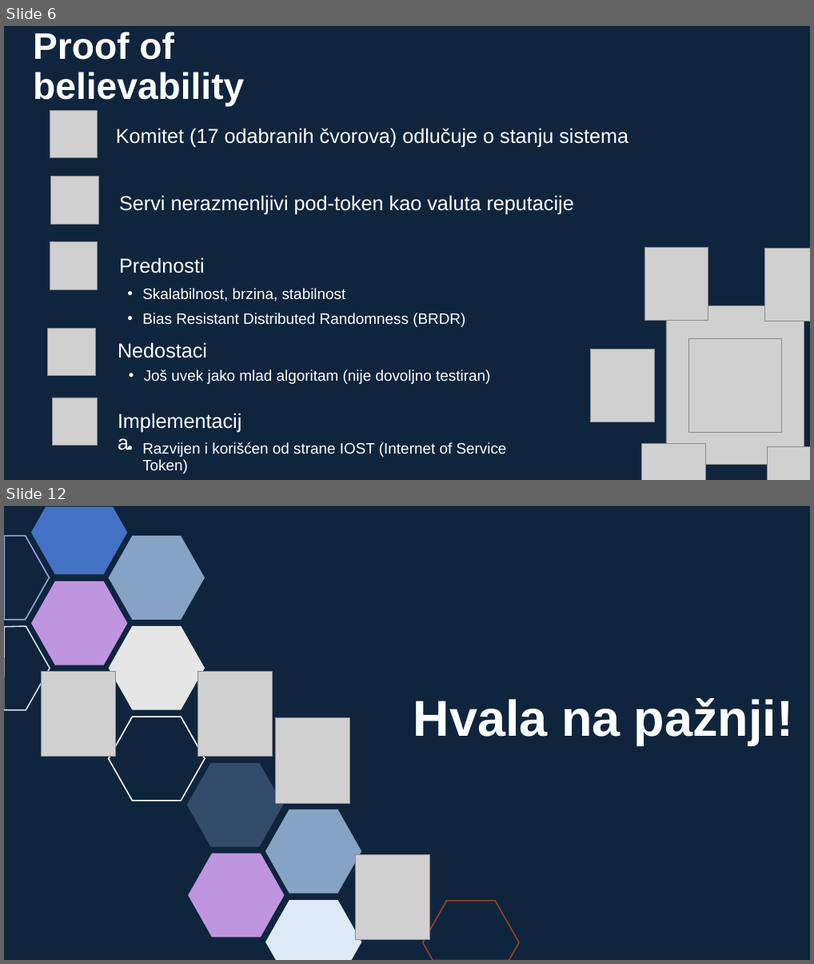
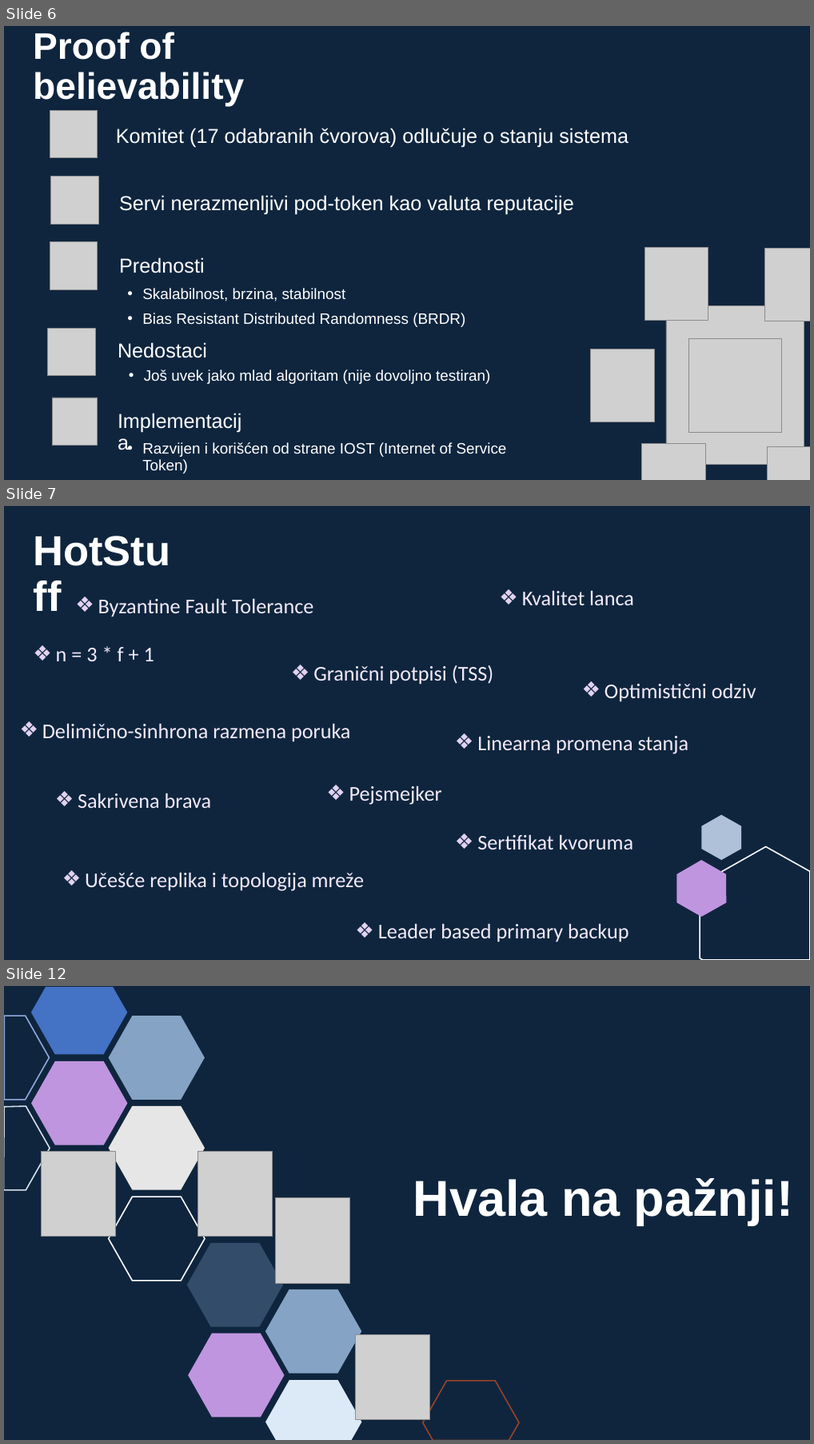
Before and after one commit to sssteeefaaan/master-I, a slide deck: pdasp/seminarski/konsenzus-algoritmi/konsenzus-algoritmi.pptx. Shown one above the other, each under a label of ours: slides 6 and 12 before the commit, slides 6, 7 and 12 after it; the slides between them are not shown. The pictures are 814x964 and 814x1444 pixels, drawn with LibreOffice and Linux fonts; fonts in the diff are those of the drawing; grey boxes stand for pictures. Boxes give left, top, right and bottom in pixels: in the first picture for what was removed or moved away, otherwise in the second. Text is boxed around its words. In the diff, an @@ line names an element or a change of style, - is before the commit and + after.

```diff
--- a/pdasp/seminarski/konsenzus-algoritmi/konsenzus-algoritmi.pptx
+++ b/pdasp/seminarski/konsenzus-algoritmi/konsenzus-algoritmi.pptx
@@ slide 7 added at [4,506,810,960], background #0F253E @@
@@ title added at [27,526,190,576], 50 pt, text #FFFFFF, bold @@
+HotStuff
@@ text added at [98,598,314,617], 25 pt, text #F2EAF9 @@
+❖ Byzantine Fault Tolerance
@@ text added at [522,590,634,605], 25 pt, text #F2EAF9 @@
+❖ Kvalitet lanca
@@ text added at [56,647,154,661], 25 pt, text #F2EAF9 @@
+❖ n = 3 * f + 1
@@ text added at [314,665,494,684], 25 pt, text #F2EAF9 @@
+❖ Granični potpisi (TSS)
@@ text added at [605,683,757,702], 25 pt, text #F2EAF9 @@
+❖ Optimistični odziv
@@ text added at [42,723,351,742], 25 pt, text #F2EAF9 @@
+❖ Delimično-sinhrona razmena poruka
@@ text added at [478,736,690,754], 25 pt, text #F2EAF9 @@
+❖ Linearna promena stanja
@@ text added at [78,792,212,808], 25 pt, text #F2EAF9 @@
+❖ Sakrivena brava
@@ text added at [350,785,442,804], 25 pt, text #F2EAF9 @@
+❖ Pejsmejker
@@ freeform shape added at [702,815,742,860], fill #AEC1D8 @@
@@ text added at [478,834,634,849], 25 pt, text #F2EAF9 @@
+❖ Sertifikat kvoruma
@@ freeform shape added at [678,860,727,916], fill #BF95DF @@
@@ freeform shape added at [700,847,810,960], outline #FFFFFF 1.5 pt @@
@@ text added at [85,872,364,891], 25 pt, text #F2EAF9 @@
+❖ Učešće replika i topologija mreže
@@ text added at [378,923,630,942], 25 pt, text #F2EAF9 @@
+❖ Leader based primary backup
```
Also in this commit, not shown: 1 slide changed, 3 other slides added, 4 slides removed, 7 other files.
